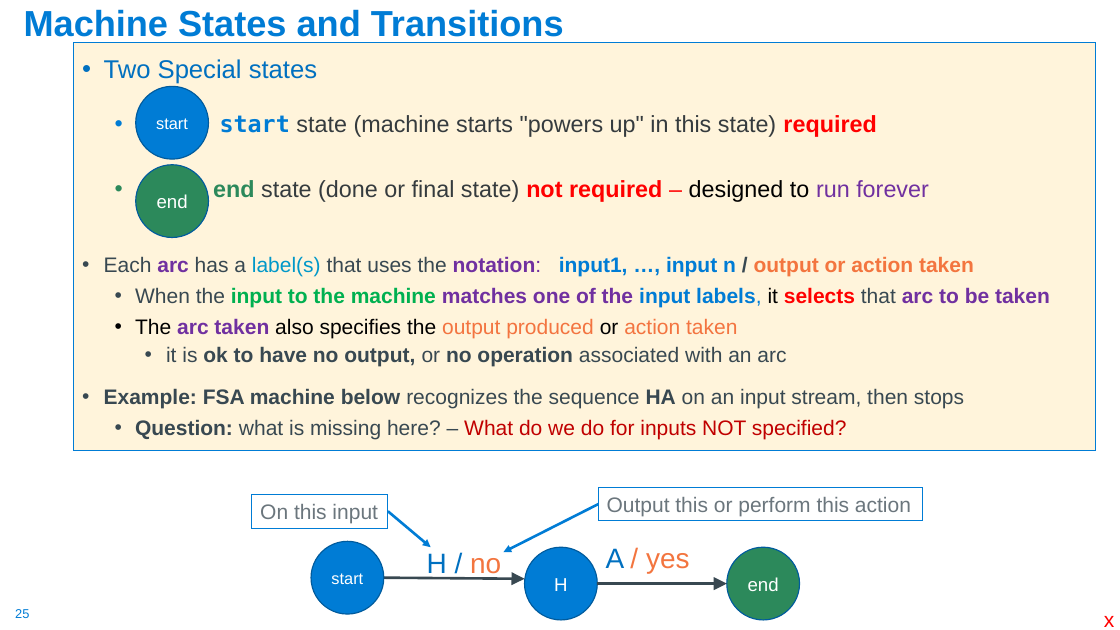
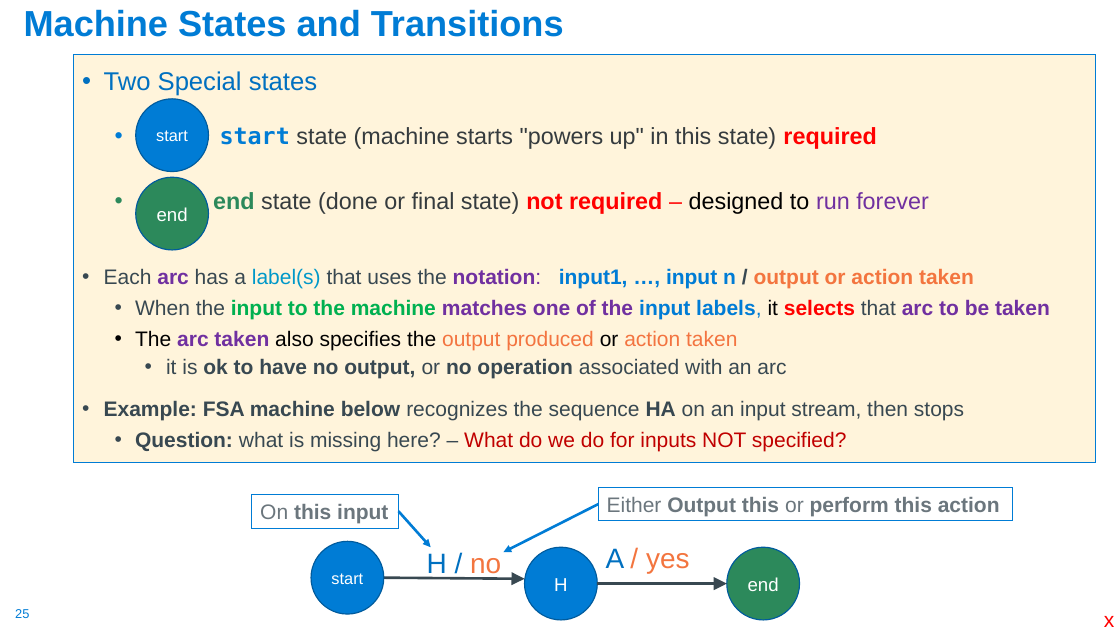
Before and after one commit to cse30-sp24/Muller-Slides, a slide deck: slide 25 of 01-C-Part1.pptx. Drawn at 1120x630 pixels with LibreOffice and Linux fonts; fonts in the diff are those of the drawing. Boxes give left, top, right and bottom in pixels: in the first picture for what was removed or moved away, otherwise in the second. Text is boxed around its words. In the diff, an @@ line names an element or a change of style, - is before the commit and + after.

```diff
--- a/01-C-Part1.pptx
+++ b/01-C-Part1.pptx
@@ 2 ellipses, 1 text moved together from (x1=74, y1=43, x2=1096, y2=451) to (x1=74, y1=55, x2=1096, y2=463) @@
@@ rectangle "On this input" resized from (x1=252, y1=494, x2=388, y2=528) to (x1=252, y1=494, x2=398, y2=528) @@
@@ rectangle "On this input" at (x1=252, y1=494, x2=398, y2=528): bold on in "this input" @@
@@ rectangle "Either Output this or perform ..." resized from (x1=598, y1=487, x2=923, y2=521) to (x1=598, y1=487, x2=1012, y2=521) @@
@@ text in rectangle at (x1=607, y1=497, x2=1000, y2=516): text changed; bold on @@
-Output this or perform this action
+Either Output this or perform this action
@@ arrow moved from (388, 512) - (431, 547) to (398, 512) - (431, 547) @@
```
Also in this commit, not shown: 20 other slides changed, 1 slide added, 1 other file.
